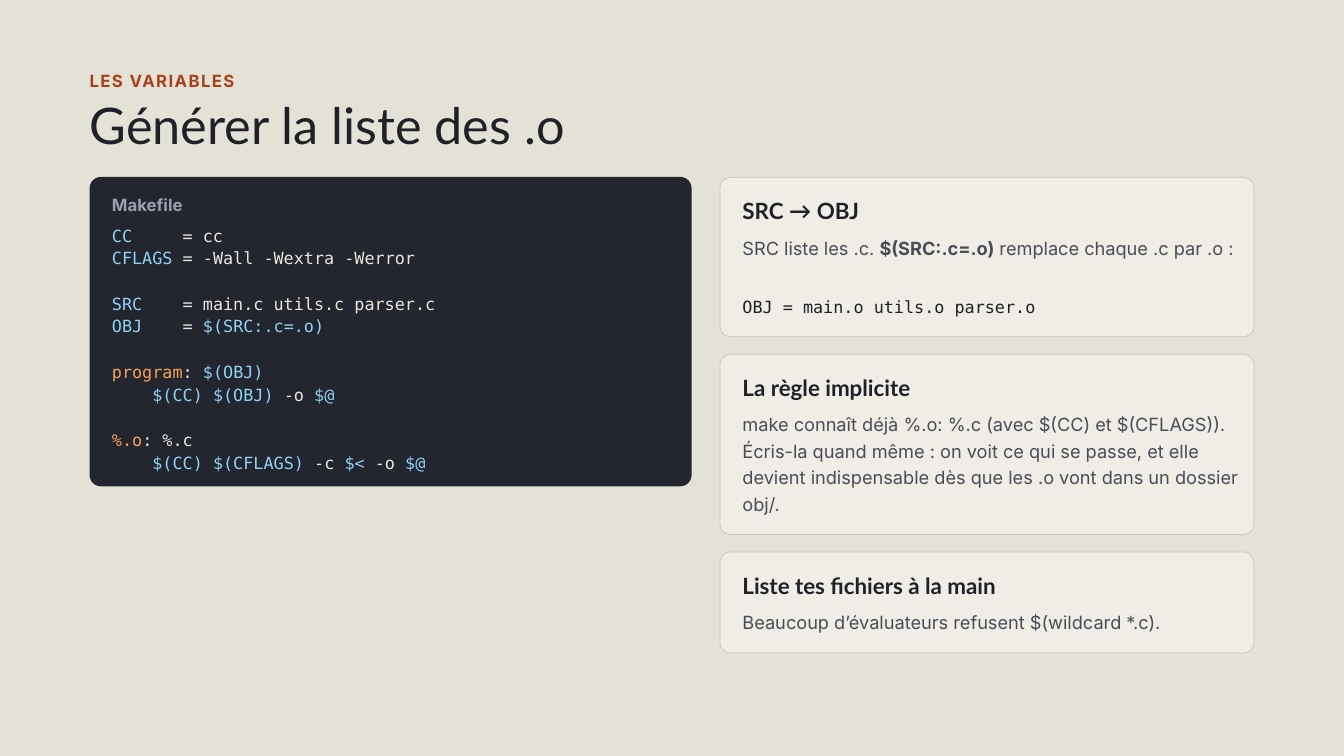
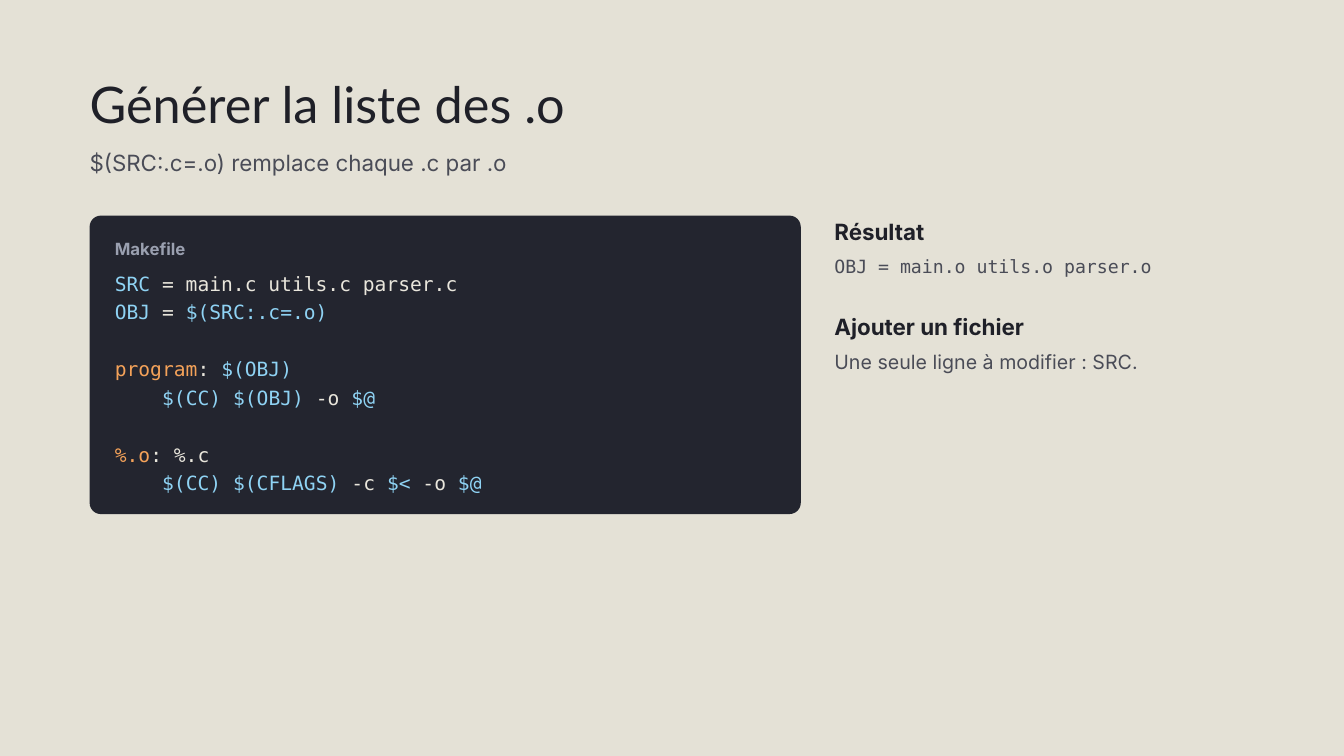
Before and after one commit to Blaeste/42-know, a slide deck: slide 9 of Makefile.pptx. Drawn at 1344x756 pixels with LibreOffice and Linux fonts; fonts in the diff are those of the drawing. Boxes give left, top, right and bottom in pixels: in the first picture for what was removed or moved away, otherwise in the second. Text is boxed around its words. In the diff, an @@ line names an element or a change of style, - is before the commit and + after.

```diff
--- a/Makefile.pptx
+++ b/Makefile.pptx
@@ title "Générer la liste des .o": place and size @@
-title "Générer la liste des .o" at [90,107,564,145]
+title "Générer la liste des .o" at [90,86,564,124]
@@ text removed at [90,74,235,87] @@
-LES VARIABLES
@@ text at [90,152,507,176]: text changed; size 13 to 16 pt @@
-SRC liste les .c. $(SRC:.c=.o) remplace chaque .c par .o :
+$(SRC:.c=.o) remplace chaque .c par .o
@@ rounded rectangle removed at [720,177,1254,337] @@
@@ text removed at [742,202,859,219] @@
-SRC → OBJ
@@ rounded rectangle: place and size @@
-rounded rectangle at [90,177,692,487]
+rounded rectangle at [90,216,802,514]
@@ rounded rectangle at [90,216,802,514]: proportions changed @@
@@ text at [112,229,415,265]: paragraphs removed @@
-CC = cc
-CFLAGS = -Wall -Wextra -Werror
@@ text "Makefile": place and size @@
-text "Makefile" at [112,198,183,211]
+text "Makefile" at [115,242,186,255]
@@ text added at [834,223,924,240], 16 pt, text #1F2028, bold @@
+Résultat
@@ text "SRC = main.c utils.c parser.c": place and size @@
-text "SRC = main.c utils.c parser.c" at [112,229,435,472]
+text "SRC = main.c utils.c parser.c" at [115,276,457,493]
@@ text "SRC = main.c utils.c parser.c" at [115,276,457,493]: size 12 to 14 pt; line spacing 16.2pt to 20.3pt @@
@@ text "OBJ = main.o utils.o parser.o": place and size @@
-text "OBJ = main.o utils.o parser.o" at [742,300,1036,317]
+text "OBJ = main.o utils.o parser.o" at [834,259,1152,277]
@@ text "OBJ = main.o utils.o parser.o" at [834,259,1152,277]: size 12 to 13 pt, text colour #1F2028 to #4A4C57; line spacing 16.8pt to 19.5pt @@
@@ text added at [834,318,1024,340], 16 pt, text #1F2028, bold @@
+Ajouter un fichier
@@ rounded rectangle removed at [720,354,1254,534] @@
@@ text added at [834,354,1137,373], 14 pt, text #4A4C57 @@
+Une seule ligne à modifier : SRC.
@@ text removed at [742,379,910,400] @@
-La règle implicite
@@ text removed at [742,416,1238,515] @@
-make connaît déjà %.o: %.c (avec $(CC) et $(CFLAGS)). Écris-la quand même : on voit ce qui se passe, et elle devient indispensable dès que les .o vont dans un dossier obj/.
@@ rounded rectangle removed at [720,553,1254,653] @@
@@ text removed at [742,577,995,594] @@
-Liste tes fichiers à la main
@@ text removed at [742,614,1160,633] @@
-Beaucoup d’évaluateurs refusent $(wildcard *.c).
```
Also in this commit, not shown: 10 other slides changed, 10 slides added, 12 slides removed, 3 other files.
